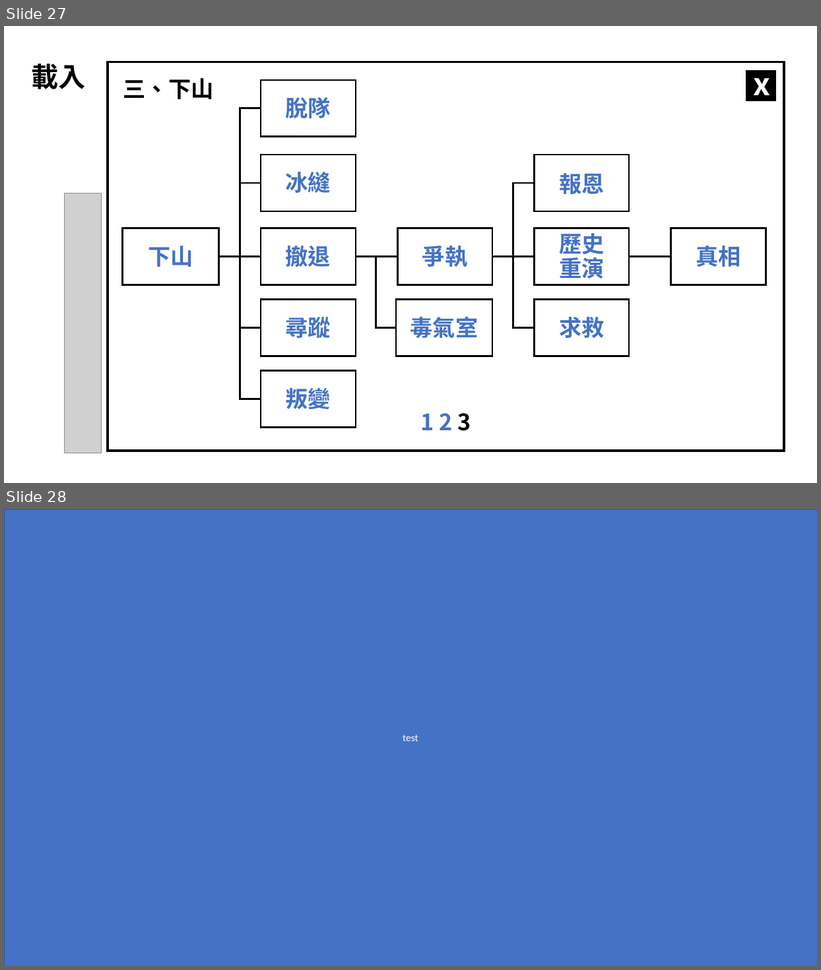
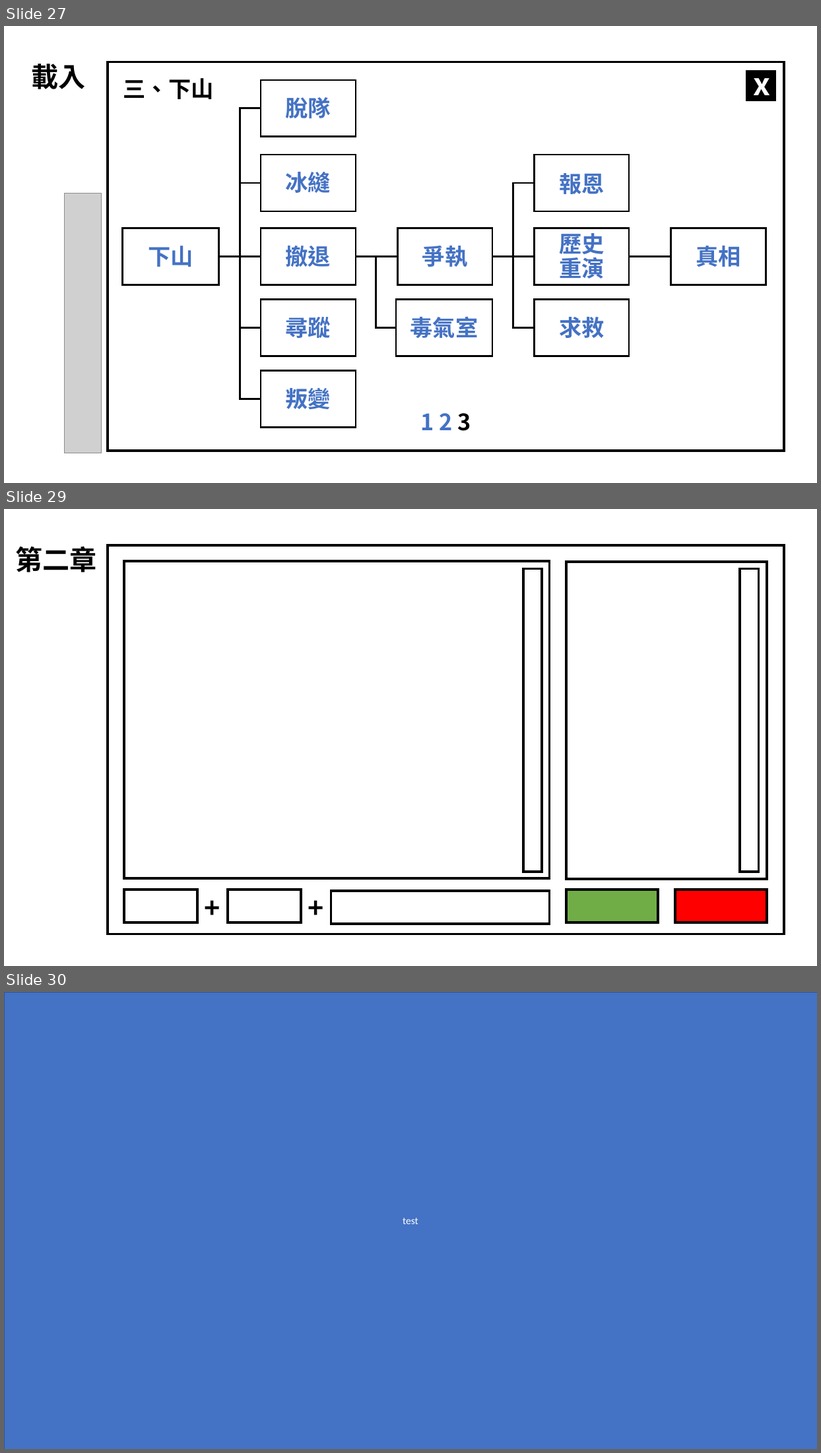
Before and after one commit to jxu930504/C_project, a slide deck: UI_PX.pptx. Shown one above the other, each under a label of ours: slides 27 and 28 before the commit, slides 27, 29 and 30 after it; the slides between them are not shown. The pictures are 821x970 and 821x1453 pixels, drawn with LibreOffice and Linux fonts; fonts in the diff are those of the drawing; grey boxes stand for pictures. Boxes give left, top, right and bottom in pixels: in the first picture for what was removed or moved away, otherwise in the second. Text is boxed around its words. In the diff, an @@ line names an element or a change of style, - is before the commit and + after.

```diff
--- a/UI_PX.pptx
+++ b/UI_PX.pptx
@@ slide 29 added at bbox=[4, 509, 817, 966], background #FFFFFF @@
@@ text added at bbox=[16, 546, 97, 572], 48 pt, text #000000, bold @@
+第二章
@@ rectangle added at bbox=[107, 545, 783, 934], outline #000000 4.5 pt @@
@@ rectangle added at bbox=[124, 561, 550, 879], outline #000000 4.5 pt @@
@@ rectangle added at bbox=[566, 562, 767, 879], outline #000000 4.5 pt @@
@@ rectangle added at bbox=[523, 569, 542, 872], outline #000000 4.5 pt @@
@@ rectangle added at bbox=[740, 569, 758, 872], outline #000000 4.5 pt @@
@@ rectangle added at bbox=[124, 890, 197, 923], outline #000000 4.5 pt @@
@@ text added at bbox=[186, 893, 239, 926], 48 pt, text #000000, bold @@
++
@@ rectangle added at bbox=[228, 890, 301, 923], outline #000000 4.5 pt @@
@@ text added at bbox=[290, 893, 343, 926], 48 pt, text #000000, bold @@
++
@@ rectangle added at bbox=[331, 891, 549, 924], outline #000000 4.5 pt @@
@@ rectangle added at bbox=[566, 890, 658, 923], fill #70AD47, outline #000000 4.5 pt @@
@@ rectangle added at bbox=[675, 890, 767, 923], fill #FF0000, outline #000000 4.5 pt @@
@@ what was slide 28 is now slide 30 @@
```
Also in this commit, not shown: 1 other slide added, 9 other files.
